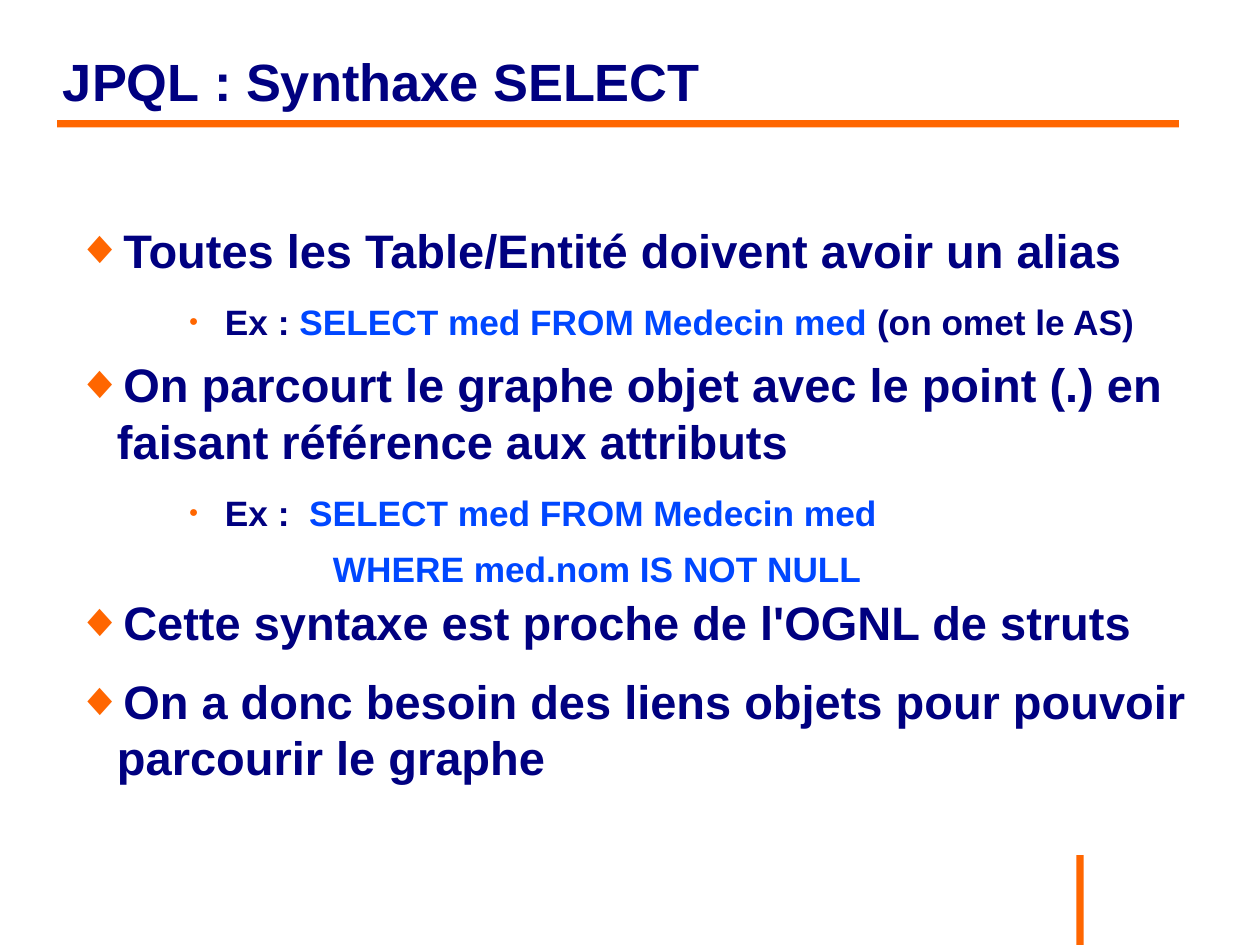
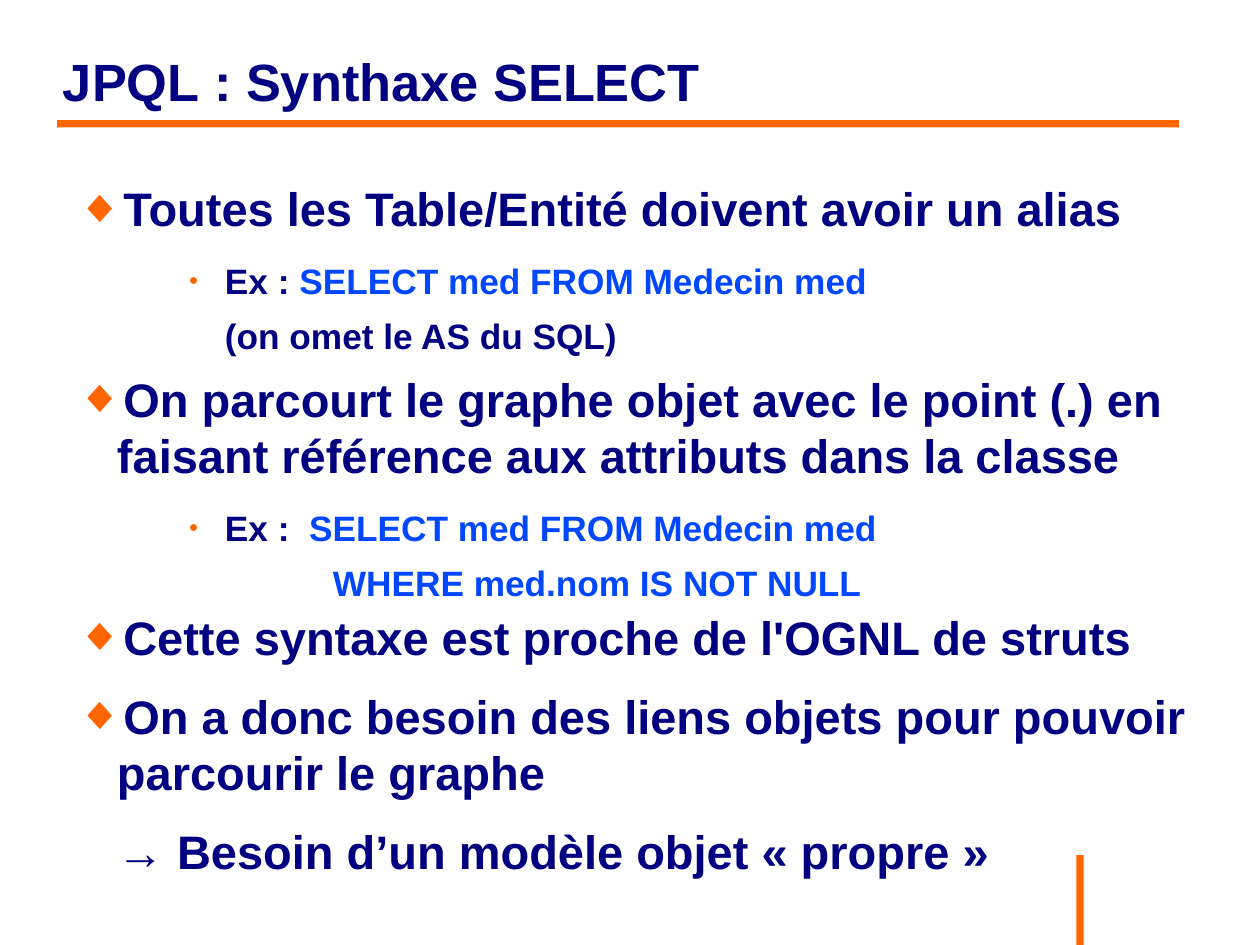
Before and after one commit to philphils/formation-hibernate-basique, a slide deck: slide 118 of Documentation/diapo_formation_hibernate.odp (slide 116 before the commit). Drawn at 1260x945 pixels with LibreOffice and Linux fonts; fonts in the diff are those of the drawing; background and template pictures are left out. Boxes give left, top, right and bottom in pixels: in the first picture for what was removed or moved away, otherwise in the second. Text is boxed around its words. In the diff, an @@ line names an element or a change of style, - is before the commit and + after.

```diff
--- a/Documentation/diapo_formation_hibernate.odp
+++ b/Documentation/diapo_formation_hibernate.odp
@@ text at [117, 191, 1185, 799]: paragraph added @@
+→ Besoin d’un modèle objet « propre »
@@ text "Toutes les Table/Entité doivent avoir ...": place and size @@
-text "Toutes les Table/Entité doivent avoir ..." at [117, 233, 1185, 784]
+text "Toutes les Table/Entité doivent avoir ..." at [117, 191, 1185, 799]
@@ text at [117, 268, 1162, 474]: text changed @@
-    ● Ex : SELECT med FROM Medecin med (on omet le AS)
-◆ On parcourt le graphe objet avec le point (.) en faisant référence aux attributs
+    ● Ex : SELECT med FROM Medecin med
+    (on omet le AS du SQL)
+◆ On parcourt le graphe objet avec le point (.) en faisant référence aux attributs dans la classe
```
Also in this commit, not shown: 21 other slides changed, 2 slides added.
